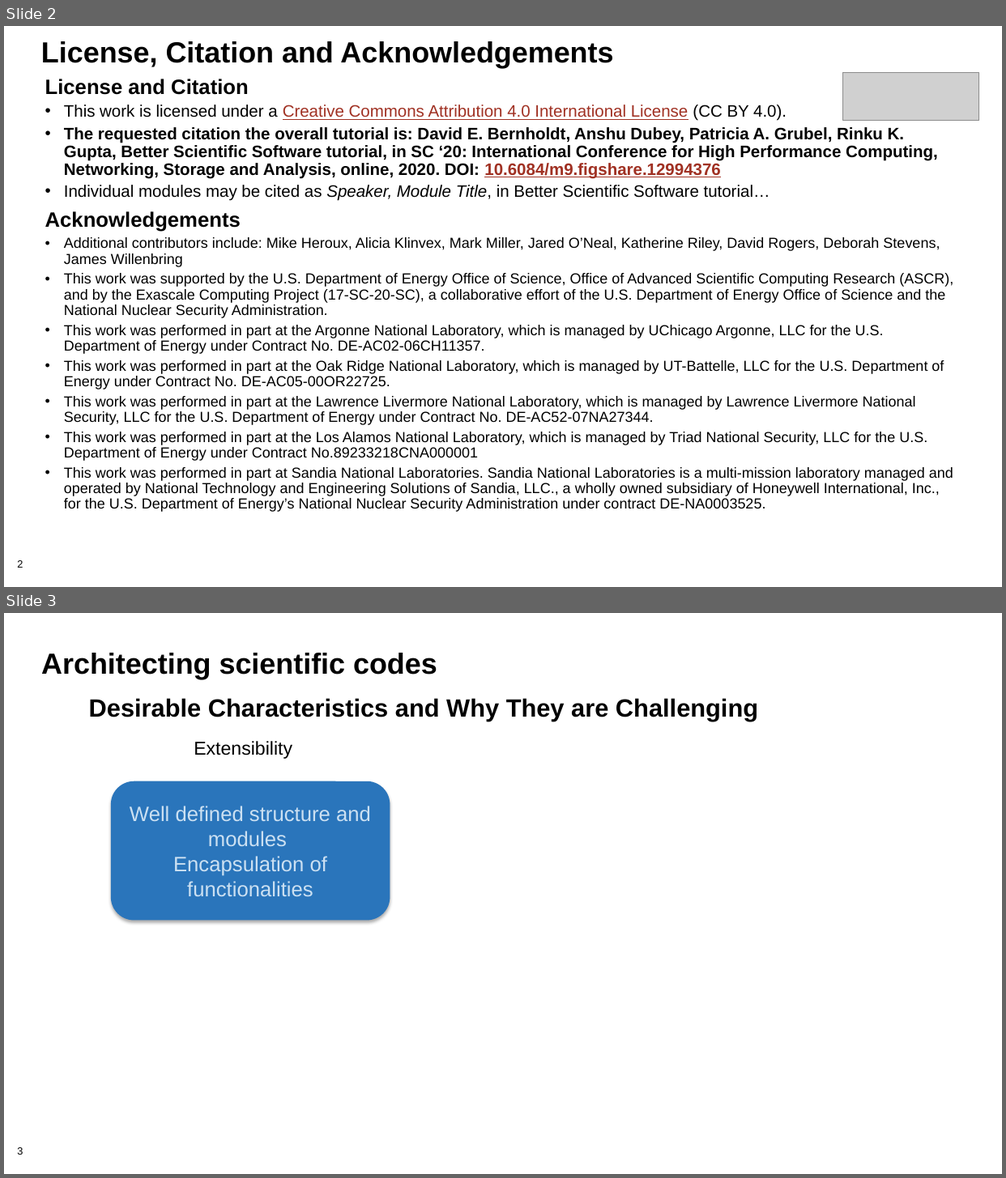
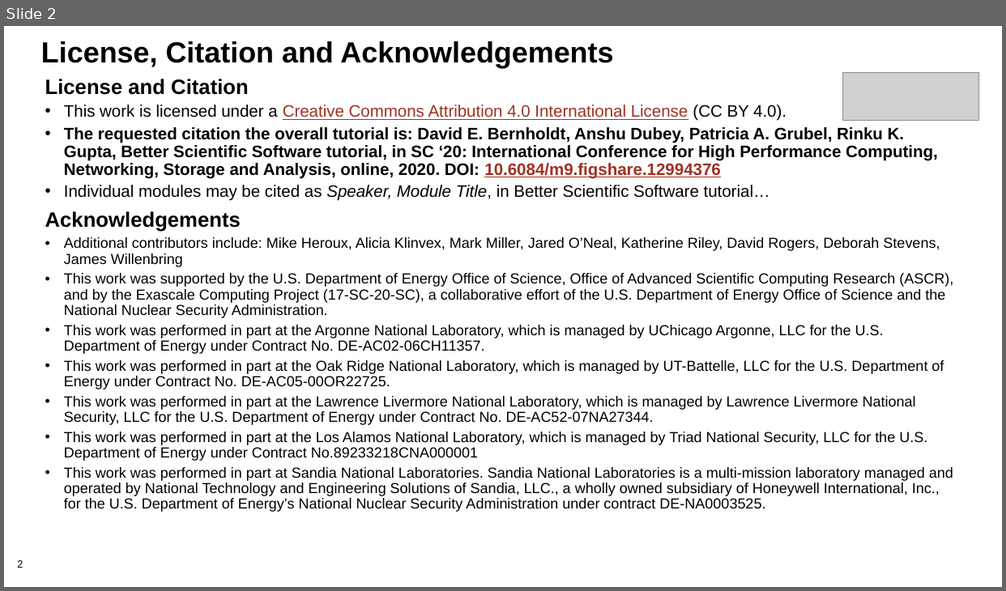
Before and after one commit to bssw-tutorial/presentations, a slide deck: final-presentations/2021-03-25-iss/05-design.pptx. Shown one above the other, each under a label of ours: slides 2 and 3 before the commit, slide 2 after it. The pictures are 1006x1178 and 1006x591 pixels, drawn with LibreOffice and Linux fonts; fonts in the diff are those of the drawing; grey boxes stand for pictures; background and template pictures are left out. Boxes give left, top, right and bottom in pixels: in the first picture for what was removed or moved away, otherwise in the second. Text is boxed around its words. In the diff, an @@ line names an element or a change of style, - is before the commit and + after.

```diff
--- a/final-presentations/2021-03-25-iss/05-design.pptx
+++ b/final-presentations/2021-03-25-iss/05-design.pptx
@@ slide 3 removed at [4,613,1002,1174], background #FFFFFF; not listed: 1 template element that a slide beside it also shows @@
@@ title removed at [41,653,437,679] @@
-Architecting scientific codes
@@ text removed at [89,698,758,722] @@
-Desirable Characteristics and Why They are Challenging
@@ text removed at [194,741,292,759] @@
-Extensibility
@@ rounded rectangle removed at [111,781,390,921] @@
-Well defined structure and modules
-Encapsulation of functionalities
```
Also in this commit, not shown: 3 slides changed, 7 slides added, 15 other slides removed.
